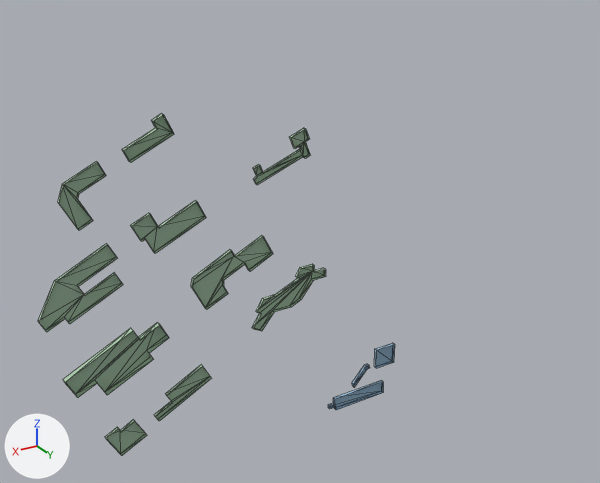
One commit to the OBJ model src/kickboard_sim/models/knu_campus/meshes/buildings_k08.obj: the scene before it, then after it.
Camera for both pictures: a camera (50 mm lens) standing at (663.0, 608.0, 174.0) and looking at (278.0, -33.0, -146.0). The lights are fixed; the arrows at lower left show +X, +Y and +Z. The picture after the commit comes second. Mesh edges are drawn as thin lines. Where no turn or scale is listed for an object, it has been applied to the vertices.

Before the edit, the objects in view are built like this:
```python
me_buildings_k08 = bpy.data.meshes.new('buildings_k08')
me_buildings_k08.from_pydata(...)  # 236 vertices, 328 faces; spans x 181.0..540.0, y -6.0..1.0, z -331.0..7.0
# faces by material slot: [36, 12, 200, 80]
me_buildings_k08.materials.append(mat_zone4)  # blue #9dc1db
me_buildings_k08.materials.append(mat_roof4)  # blue #8aaac1
me_buildings_k08.materials.append(mat_zone3)  # pale green #aecdaf
me_buildings_k08.materials.append(mat_roof3)  # grey #99b49a
ob_buildings_k08 = bpy.data.objects.new('buildings_k08', me_buildings_k08)
ob_buildings_k08.location = (0.0, 0.0, 0.0)
```
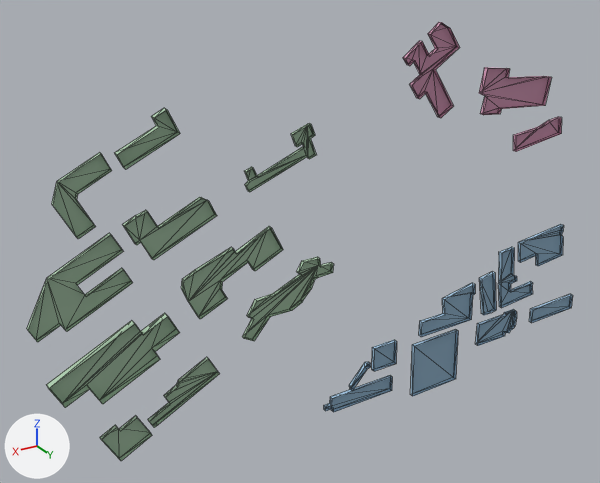
Pixel boxes [x1, y1, x2, y2] of what changed, in the pictures (600 x 483 px; the box of a moved part takes in the faces that stretch with it):
'buildings_k08', reshaped (53% wider, 28% taller)
    before: [38, 113, 395, 456]
    after: [27, 22, 573, 461]
part 1 of me_buildings_k08, moved or reshaped
    before: [374, 343, 395, 368]
    after: [410, 329, 458, 396]
part 2 of me_buildings_k08, moved or reshaped
    before: [328, 380, 383, 410]
    after: [324, 375, 392, 412]
part 3 of me_buildings_k08, moved or reshaped
    before: [352, 364, 369, 388]
    after: [349, 362, 371, 391]
part 4 of me_buildings_k08, moved or reshaped
    before: [105, 419, 147, 456]
    after: [100, 415, 152, 461]
part 5 of me_buildings_k08, moved or reshaped
    before: [58, 161, 106, 230]
    after: [52, 152, 112, 239]
part 6 of me_buildings_k08, moved or reshaped
    before: [122, 113, 174, 162]
    after: [115, 108, 180, 169]
part 7 of me_buildings_k08, moved or reshaped
    before: [63, 322, 169, 398]
    after: [46, 313, 180, 408]
part 8 of me_buildings_k08, added (blue)
    after: [372, 340, 397, 371]
part 9 of me_buildings_k08, rebuilt (24% wider, 25% taller)
    before: [252, 264, 326, 331]
    after: [242, 257, 334, 341]
part 10 of me_buildings_k08, rebuilt (26% wider, 21% taller)
    before: [253, 128, 310, 185]
    after: [244, 123, 316, 192]
part 11 of me_buildings_k08, rebuilt (24% wider, 24% taller)
    before: [191, 235, 273, 310]
    after: [181, 226, 283, 319]
part 12 of me_buildings_k08, rebuilt (24% wider, 22% taller)
    before: [38, 243, 123, 332]
    after: [27, 233, 133, 342]
part 13 of me_buildings_k08, rebuilt (25% wider, 16% taller)
    before: [131, 200, 206, 254]
    after: [123, 197, 217, 260]
part 14 of me_buildings_k08, rebuilt (24% wider, 26% taller)
    before: [154, 365, 211, 421]
    after: [148, 357, 219, 428]
part 15 of me_buildings_k08, added (blue)
    after: [419, 224, 573, 346]
part 16 of me_buildings_k08, added
    after: [403, 22, 562, 152]

Diff of the bpy script that builds the scene:
```diff
--- a/src/kickboard_sim/models/knu_campus/meshes/buildings_k08.obj.py
+++ b/src/kickboard_sim/models/knu_campus/meshes/buildings_k08.obj.py
@@ me_buildings_k08 @@
-me_buildings_k08.from_pydata(...)  # 236 vertices, 328 faces; spans x 181.0..540.0, y -6.0..1.0, z -331.0..7.0
+me_buildings_k08.from_pydata(...)  # 460 vertices, 644 faces; spans x -91.0..550.0, y -7.0..1.0, z -349.0..57.0
+# me_buildings_k08 part 1: the loose piece of 8 vertices spanning x 181.0..204.0, y -3.0..0.0, z -296.0..-274.0 is scaled about its middle by (-2.67, 1.24, -2.91), then moved by (-71.0, 0.0, -31.0)
+# me_buildings_k08 part 2: the loose piece of 16 vertices spanning x 194.0..262.0, y -3.0..0.0, z -331.0..-316.0 is scaled about its middle by (1.25, 1.24, 1.25), then moved by (-3.0, 0.0, 0.0)
+# me_buildings_k08 part 3: the loose piece of 12 vertices spanning x 213.0..233.0, y -3.0..0.0, z -311.0..-289.0 is scaled about its middle by (1.25, 1.24, 1.25), then moved by (0.0, 0.0, -1.0)
+# me_buildings_k08 part 4: the loose piece of 12 vertices spanning x 460.0..497.0, y -3.0..0.0, z -298.0..-266.0 is scaled about its middle by (1.25, 1.24, 1.25), then moved by (0.0, 0.0, -1.0)
+# me_buildings_k08 part 5: the loose piece of 16 vertices spanning x 474.0..513.0, y -3.0..0.0, z -76.0..-23.0 is scaled about its middle by (1.25, 1.24, 1.24), then moved by (0.0, 0.0, -1.0)
+# me_buildings_k08 part 6: the loose piece of 12 vertices spanning x 416.0..459.0, y -4.0..1.0, z -28.0..7.0 is scaled about its middle by (1.25, 1.26, 1.25), then moved by (0.0, -1.0, -1.0)
+# me_buildings_k08 part 7: the loose piece of 20 vertices spanning x 432.0..527.0, y -6.0..0.0, z -232.0..-176.0 is scaled about its middle by (1.25, 1.26, 1.25), then moved by (2.0, -1.0, -1.0)
+# me_buildings_k08 part 8: the loose piece of 8 vertices spanning x 181.0..204.0, y -3.0..0.0, z -296.0..-274.0 is copied, and the copy is scaled about its middle by (1.25, 1.24, 1.25); it spans x 178.0..207.0, y -4.0..0.0, z -299.0..-271.0
+# me_buildings_k08 part 9: the loose piece of 34 vertices spanning x 269.0..349.0, y -3.0..0.0, z -212.0..-157.0 is rebuilt with 44 vertices and now spans x 261.0..359.0, y -4.0..0.0, z -220.0..-152.0
+# me_buildings_k08 part 10: the loose piece of 32 vertices spanning x 287.0..344.0, y -3.0..0.0, z -67.0..-23.0 is rebuilt with 34 vertices and now spans x 281.0..352.0, y -3.0..0.0, z -72.0..-20.0
+# me_buildings_k08 part 11: the loose piece of 24 vertices spanning x 327.0..407.0, y -3.0..0.0, z -175.0..-116.0 is rebuilt with 32 vertices and now spans x 316.0..416.0, y -4.0..0.0, z -182.0..-109.0
+# me_buildings_k08 part 12: the loose piece of 22 vertices spanning x 469.0..540.0, y -3.0..0.0, z -157.0..-93.0 is rebuilt with 22 vertices and now spans x 461.0..550.0, y -4.0..0.0, z -164.0..-85.0
+# me_buildings_k08 part 13: the loose piece of 16 vertices spanning x 391.0..457.0, y -3.0..0.0, z -110.0..-71.0 is rebuilt with 22 vertices and now spans x 381.0..464.0, y -4.0..0.0, z -115.0..-69.0
+# me_buildings_k08 part 14: the loose piece of 12 vertices spanning x 394.0..451.0, y -3.0..0.0, z -275.0..-231.0 is rebuilt with 22 vertices and now spans x 385.0..457.0, y -4.0..0.0, z -280.0..-225.0
+# me_buildings_k08 part 15: 108 vertices added at x -91.0..145.0, y -4.0..0.0, z -312.0..-187.0
+# me_buildings_k08 part 16: 72 vertices added at x -33.0..186.0, y -4.0..1.0, z -85.0..57.0
 me_buildings_k08.materials.append(mat_zone4)
@@ me_buildings_k08 @@
 me_buildings_k08.materials.append(mat_roof3)
+me_buildings_k08.materials.append(mat_zone1)  # pink #dda0bf
+me_buildings_k08.materials.append(mat_roof1)  # pink #c28da8
```
